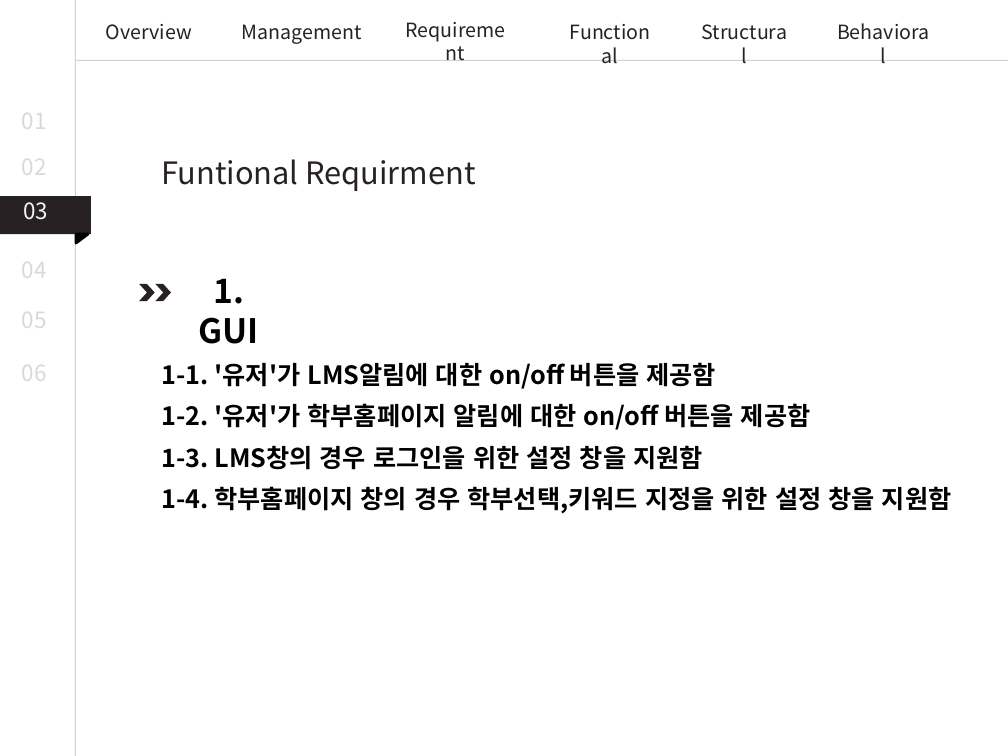
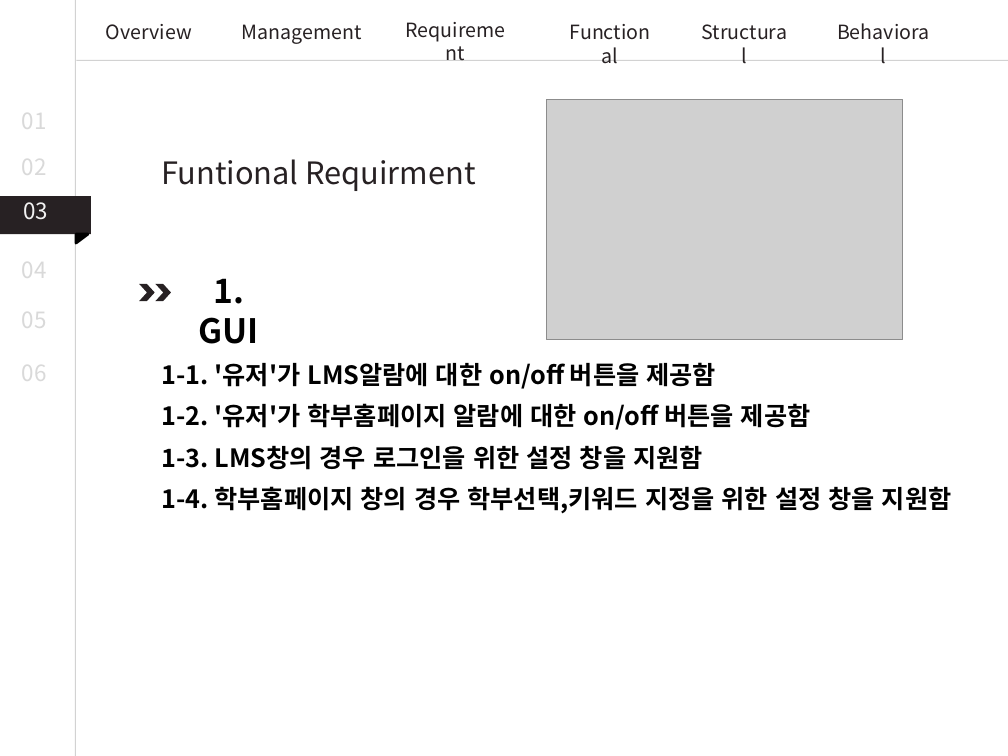
Before and after one commit to JoDongHyuen/KNUSD-20202-Team1, a slide deck: slide 7 of 11월 9일 회의내용/시스템 상세설계.pptx. Drawn at 1008x756 pixels with LibreOffice and Linux fonts; fonts in the diff are those of the drawing; grey boxes stand for pictures. Boxes give left, top, right and bottom in pixels: in the first picture for what was removed or moved away, otherwise in the second. Text is boxed around its words. In the diff, an @@ line names an element or a change of style, - is before the commit and + after.

```diff
--- a/11월 9일 회의내용/시스템 상세설계.pptx
+++ b/11월 9일 회의내용/시스템 상세설계.pptx
@@ picture added at (546, 99, 903, 340) @@
@@ text at (162, 362, 811, 430): text changed @@
-1-1. '유저'가 LMS알림에 대한 on/off 버튼을 제공함
-1-2. '유저'가 학부홈페이지 알림에 대한 on/off 버튼을 제공함
+1-1. '유저'가 LMS알람에 대한 on/off 버튼을 제공함
+1-2. '유저'가 학부홈페이지 알람에 대한 on/off 버튼을 제공함
```
Also in this commit, not shown: 24 other slides changed, 3 slides added.
